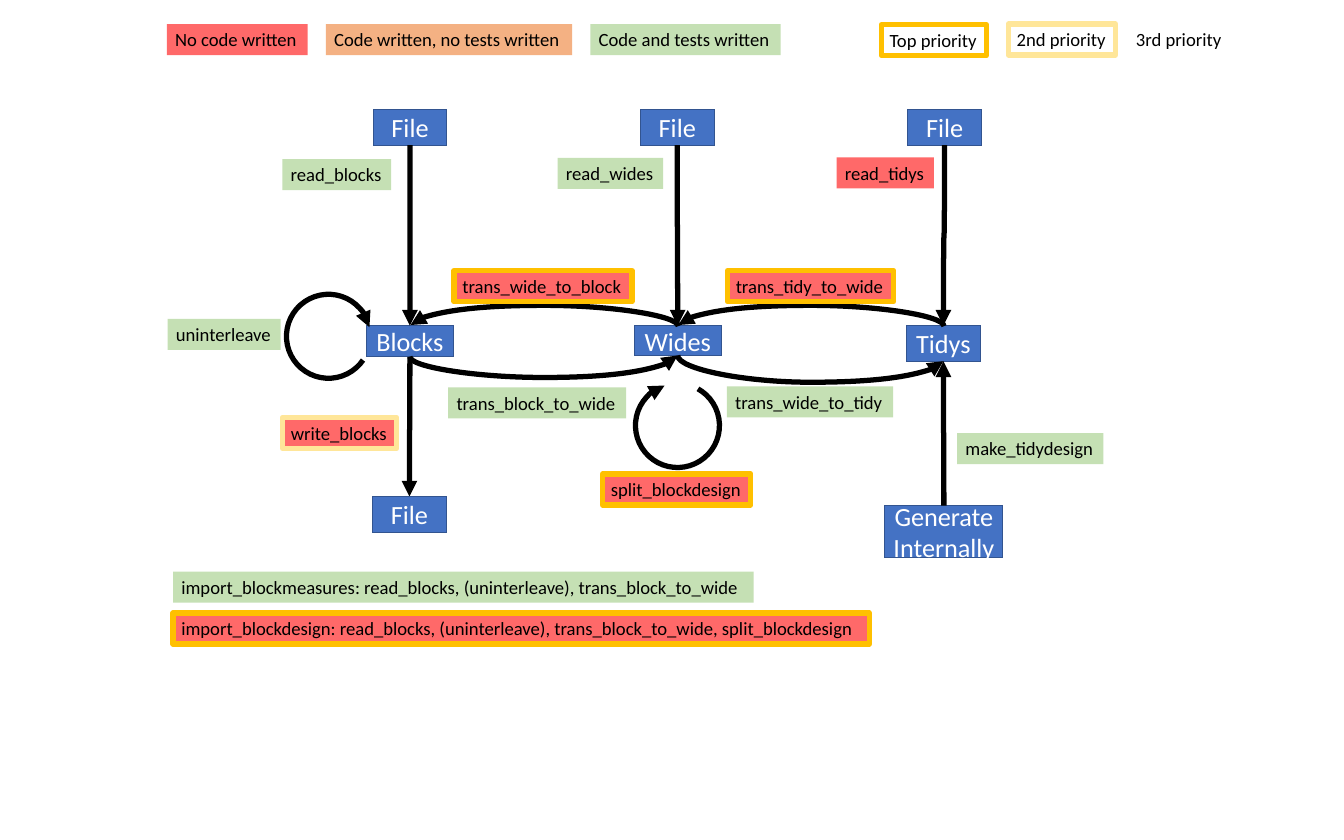
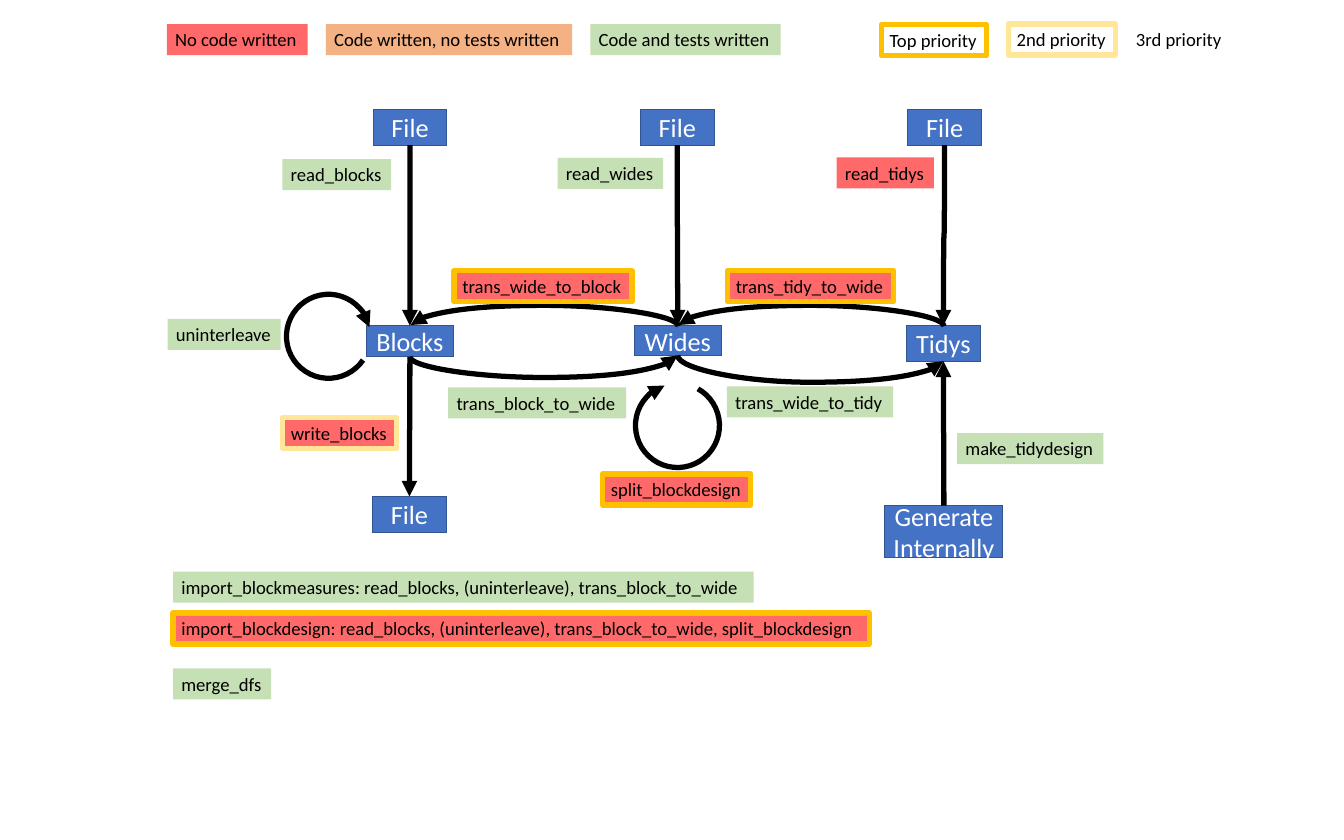
Before and after one commit to mikeblazanin/gcplyr, a slide deck: slide 1 of Package Schema.pptx. Drawn at 1344x840 pixels with LibreOffice and Linux fonts; fonts in the diff are those of the drawing. Boxes give left, top, right and bottom in pixels: in the first picture for what was removed or moved away, otherwise in the second. Text is boxed around its words. In the diff, an @@ line names an element or a change of style, - is before the commit and + after.

Commit message:
Updated schema

```diff
--- a/Package Schema.pptx
+++ b/Package Schema.pptx
@@ rectangle added at [173,669,271,700], fill #C5E0B4, 16 pt, text #000000 @@
+merge_dfs
```
